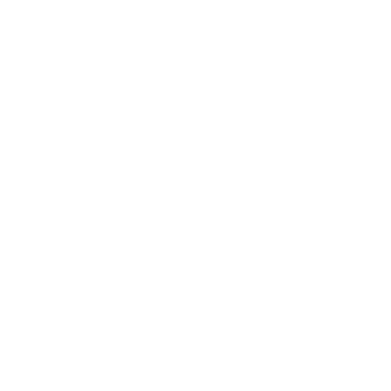
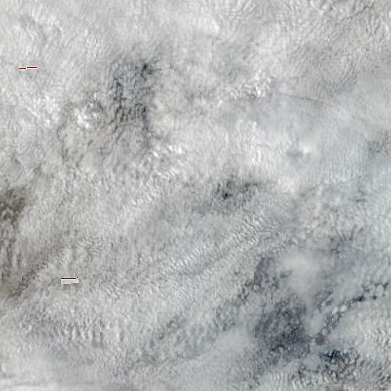
Layered file, before and after one edit (391x391). Changes by layer:
added layer "005_baffin_bay_100km_20050827.terra.truecolor.250m" above "Background" over [0, 0, 391, 391]
